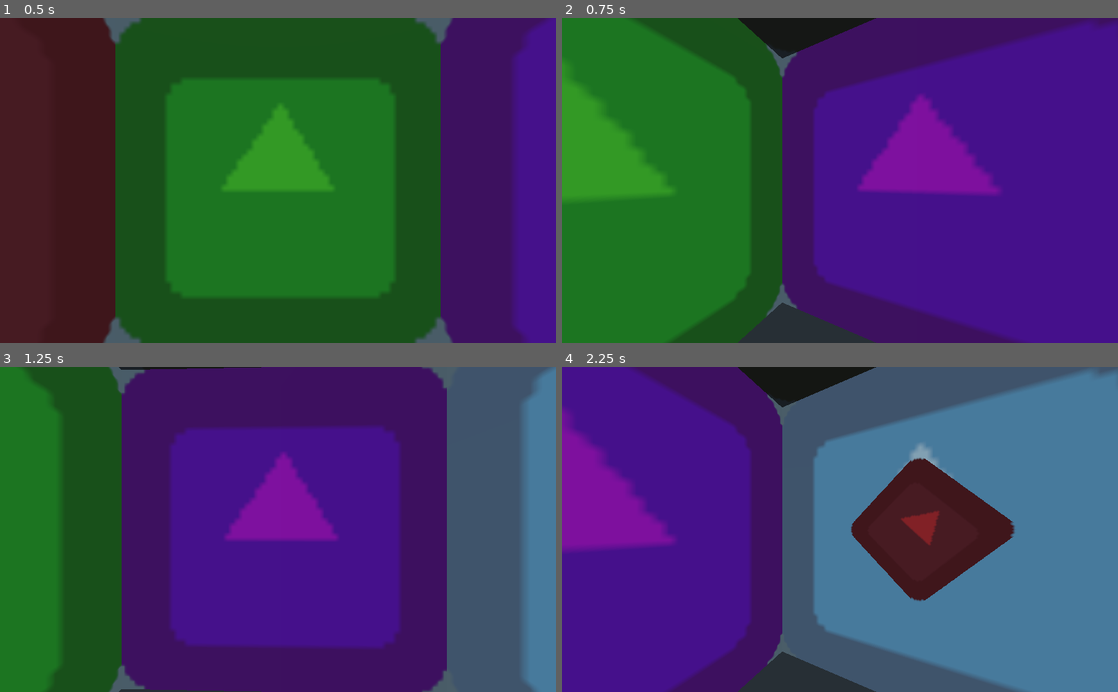
Above: before the commit, frames 1-4 (two rows, left to right).
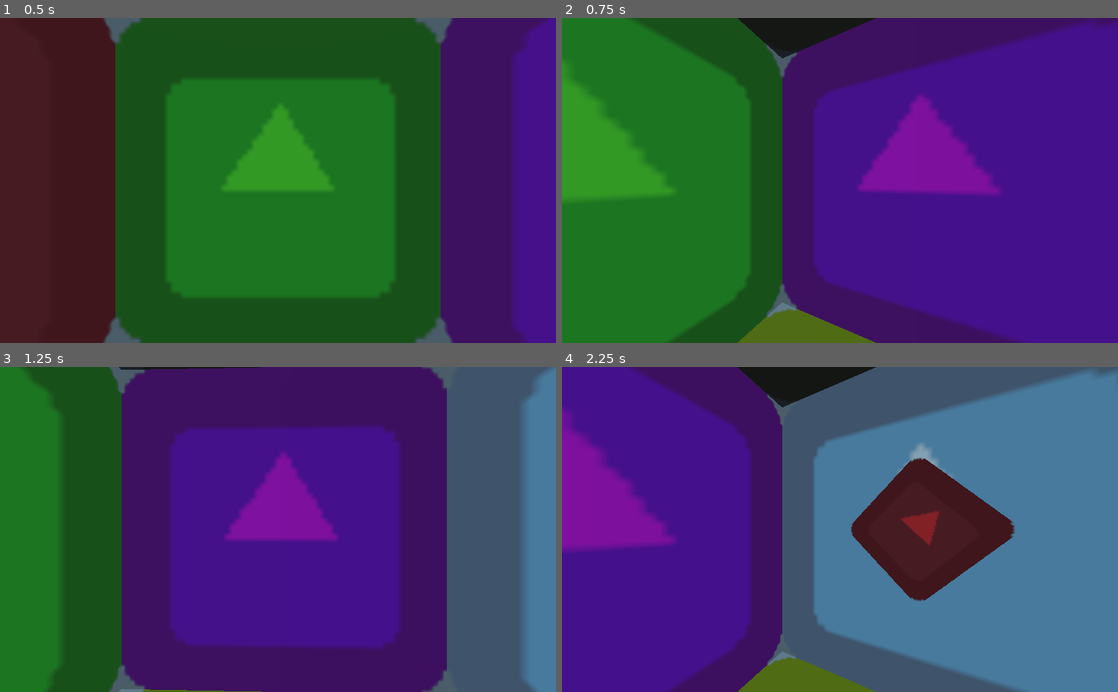
Above: after the commit, the same moments.

Repository: bemain/game-jam-2022w8
Game: Godot game, scene res://World.tscn
Same seed, same stepped clock (60 frames per second), same inputs: the game is played once before the commit and once after it. The engine's default icon, where the game draws it, is replaced by a stand-in: a white triangle on a blue panel in a dark square.
Inputs (mouse positions are in pixels of both pictures, inside the frame that each line leads up to):
- Up to frame 1 (0.5 s): no input
- Up to frame 2 (0.75 s): move the mouse to (962, 164) at 0.52 s; hold Right (ui_right) from 0.53 s (still down); click (962, 164) at 0.67 s
- Up to frame 3 (1.25 s): keep holding Right (ui_right)
- Up to frame 4 (2.25 s): move the mouse to (728, 545) at 1.27 s; release Right (ui_right) at 1.28 s; hold Down (ui_down) 1.28-2.03 s; tap Enter at 2 s; move the mouse to (895, 458) at 2.02 s; hold Right (ui_right) from 2.03 s (still down)

Frame 1 is identical in both runs. In frame 2, 1.6% of the frame differs, in the area x 31-57%, y 87-100%; in frame 3, 0.1%; in frame 4, 1.6%.

Commit message:
Add floor
Also cleanup room generation code

Diff:
--- a/Rooms/Room_Test.tscn
+++ b/Rooms/Room_Test.tscn
@@ -46,7 +46,13 @@
 
 [node name="Ceiling" type="Sprite" parent="."]
 modulate = Color( 0.972549, 0.478431, 0, 1 )
-position = Vector2( 0, -1024 )
+position = Vector2( -1, -1023 )
+scale = Vector2( 16, 16 )
+texture = ExtResource( 1 )
+
+[node name="Floor" type="Sprite" parent="."]
+modulate = Color( 0.972549, 0.933333, 0, 1 )
+position = Vector2( 0, 1024 )
 scale = Vector2( 16, 16 )
 texture = ExtResource( 1 )
 
--- a/World.gd
+++ b/World.gd
@@ -14,19 +14,23 @@
 	room.name = "Room"
 	# Generate walls
 	for i in range(4):
+		# Create wall
 		var static_body = create_3d_object(template.get_node("Wall" + str(i + 1)))
 		static_body.name = "Wall" + str(i + 1)
 		# Position the mesh
-		static_body.rotate(Vector3(1, 0, 0), -PI / 2)
-		static_body.rotate(Vector3(0, 1, 0), i * -PI / 2)
+		static_body.rotation = Vector3(-PI / 2, i * -PI / 2, 0)
 		static_body.translation = Vector3(0, 0, 0.5).rotated(Vector3(0, 1, 0), i * -PI / 2)
 		room.add_child(static_body)
-	# Generate ceilings
+	# Generate ceiling
 	var static_body = create_3d_object(template.get_node("Ceiling"))
 	static_body.name = "Ceiling"
-	# Position the mesh
-	static_body.rotate(Vector3(1, 0, 0), PI)
+	static_body.rotation = Vector3(PI, 0, 0)
 	static_body.translation = Vector3(0, 0.5, 0)
+	room.add_child(static_body)
+	# Generate floor
+	static_body = create_3d_object(template.get_node("Floor"))
+	static_body.name = "Floor"
+	static_body.translation = Vector3(0, -0.5, 0)
 	room.add_child(static_body)
 
 	add_child(room)
